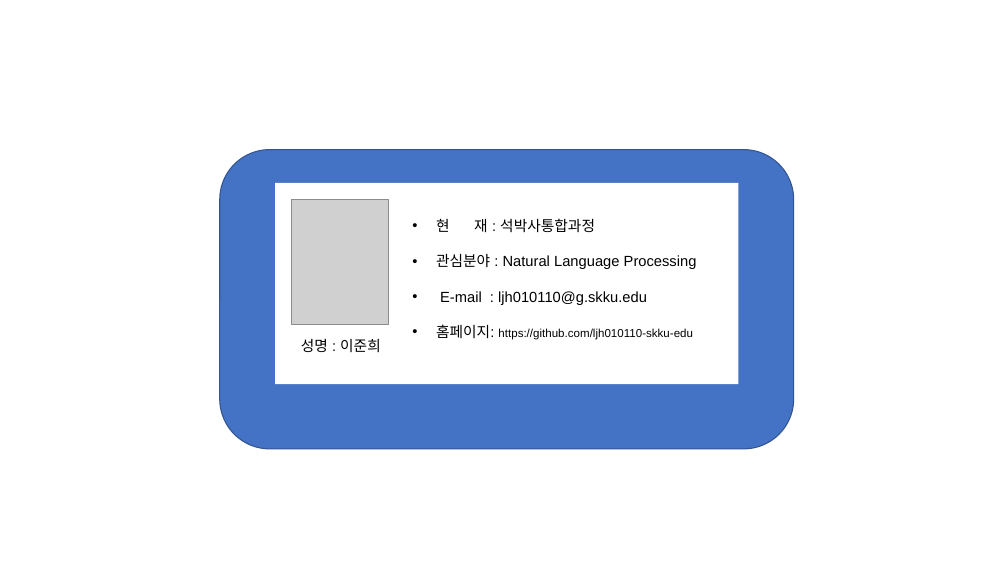
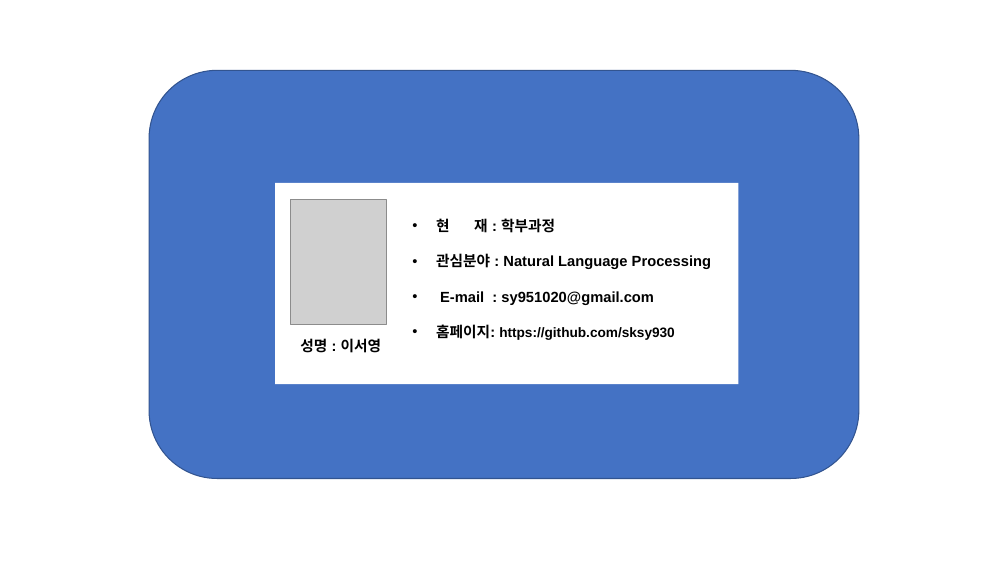
Before and after one commit to NLPlab-skku/NLPlab-skku.github.io, a slide deck: slide 1 of assets/img/members/member_template.pptx. Drawn at 1008x567 pixels with LibreOffice and Linux fonts; fonts in the diff are those of the drawing; grey boxes stand for pictures. Boxes give left, top, right and bottom in pixels: in the first picture for what was removed or moved away, otherwise in the second. Text is boxed around its words. In the diff, an @@ line names an element or a change of style, - is before the commit and + after.

```diff
--- a/assets/img/members/member_template.pptx
+++ b/assets/img/members/member_template.pptx
@@ rounded rectangle: place and size @@
-rounded rectangle at (220, 150, 794, 449)
+rounded rectangle at (149, 70, 859, 479)
@@ text at (436, 218, 555, 233): text changed; bold on @@
-• 현 재 : 석박사통합과정
+• 현 재 : 학부과정
@@ text at (436, 253, 711, 269): bold on in "관심분야 : Natural Language Processing" @@
@@ text at (436, 291, 675, 340): text changed; size 11 to 14 pt; bold on @@
-• E-mail : ljh010110@g.skku.edu
-• 홈페이지: https://github.com/ljh010110-skku-edu
+• E-mail : sy951020@gmail.com
+• 홈페이지: https://github.com/sksy930
@@ text at (300, 338, 382, 353): text changed; bold on @@
-성명 : 이준희
+성명 : 이서영
```
Also in this commit, not shown: 15 other files.
